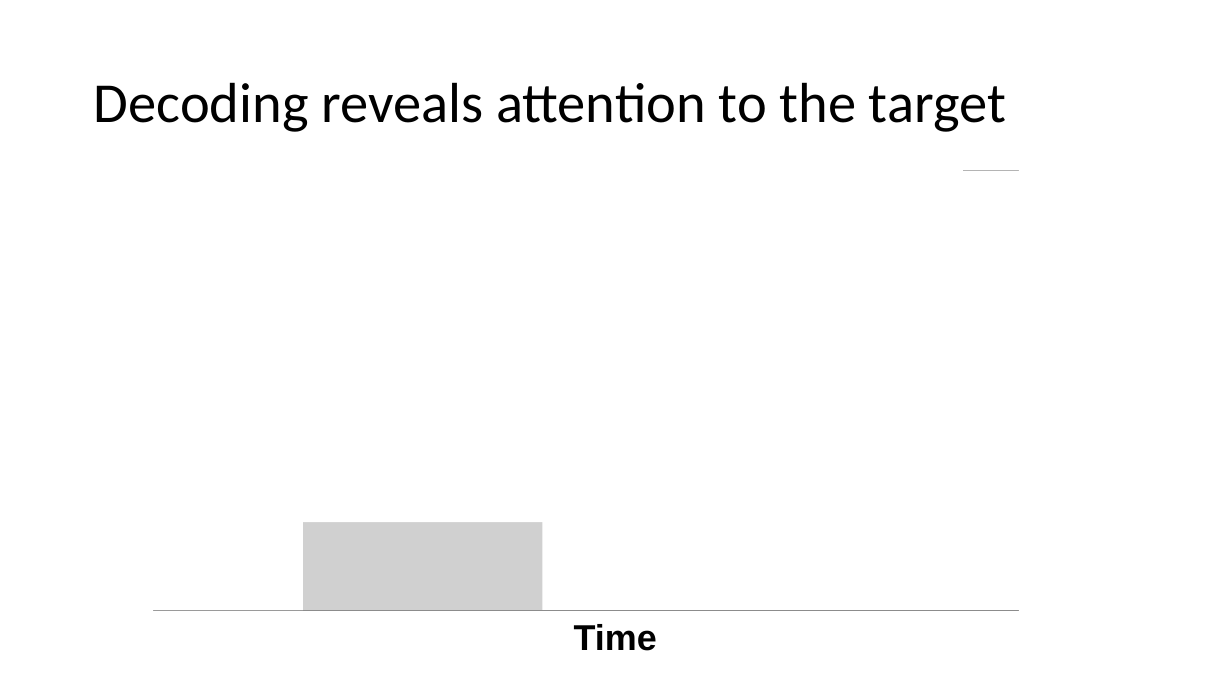
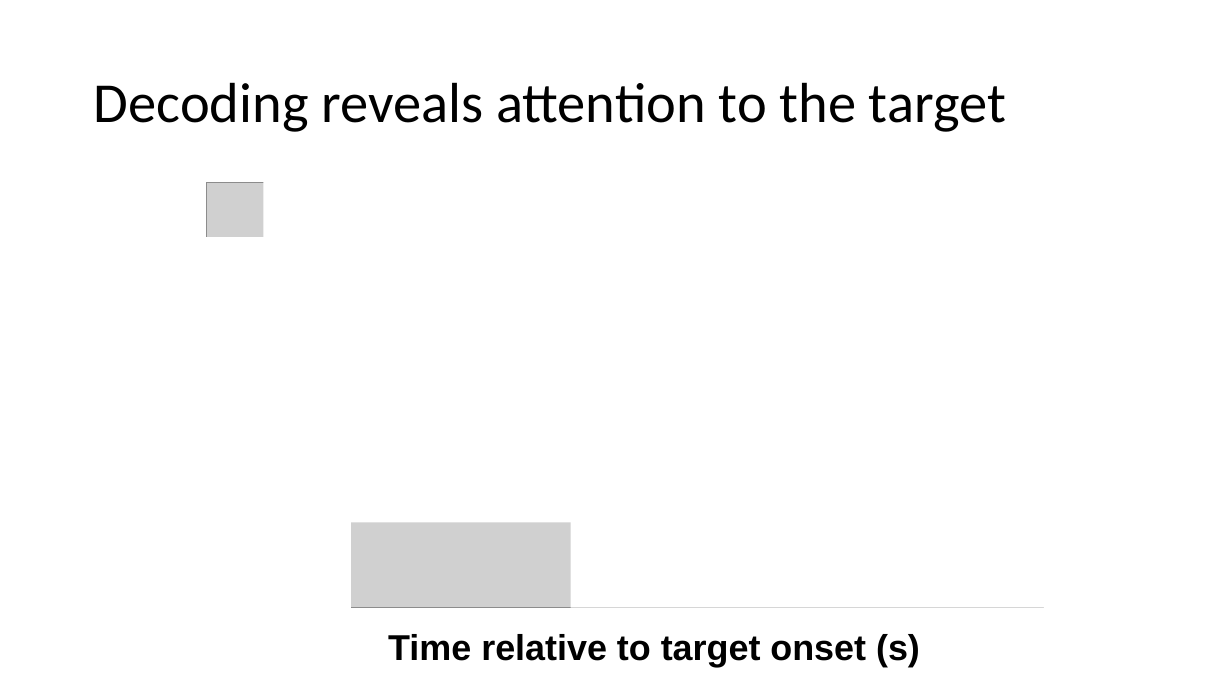
Before and after one commit to haberdashPI/german_track, a slide deck: slide 60 of presentations/ARO_2021/adapting_auditory_attention.pptx (slide 66 before the commit). Drawn at 1232x693 pixels with LibreOffice and Linux fonts; fonts in the diff are those of the drawing; grey boxes stand for pictures. Boxes give left, top, right and bottom in pixels: in the first picture for what was removed or moved away, otherwise in the second. Text is boxed around its words. In the diff, an @@ line names an element or a change of style, - is before the commit and + after.

```diff
--- a/presentations/ARO_2021/adapting_auditory_attention.pptx
+++ b/presentations/ARO_2021/adapting_auditory_attention.pptx
@@ rectangle: place and size @@
-rectangle at box(543, 171, 1194, 610)
+rectangle at box(263, 171, 1109, 523)
@@ rectangle: place and size @@
-rectangle at box(128, 150, 963, 523)
+rectangle at box(571, 171, 1194, 608)
@@ picture: place and size @@
-picture at box(153, 171, 1019, 610)
+picture at box(207, 183, 1043, 608)
@@ rectangle: place and size @@
-rectangle at box(72, 238, 303, 611)
+rectangle at box(72, 238, 351, 611)
@@ text removed at box(574, 624, 657, 651) @@
-Time
@@ text added at box(388, 634, 920, 667), 28 pt, text #000000, bold @@
+Time relative to target onset (s)
```
Also in this commit, not shown: 29 other slides changed, 15 slides added, 8 slides removed.
